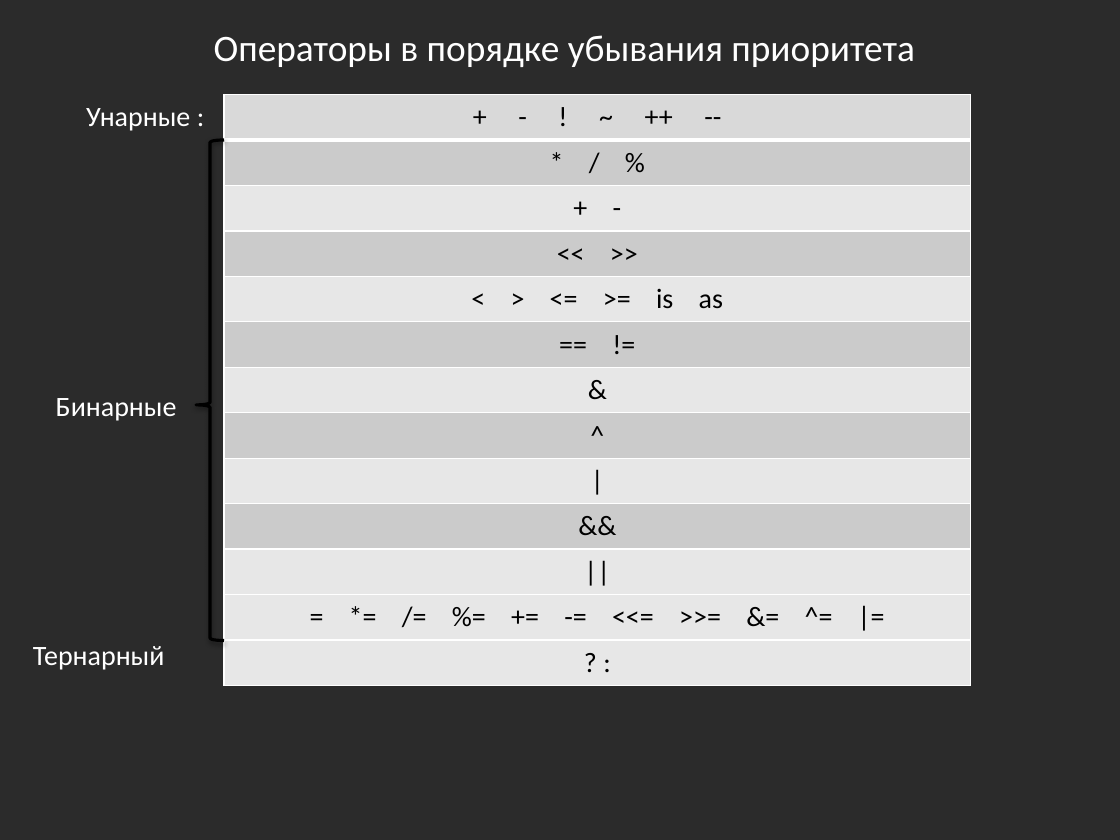
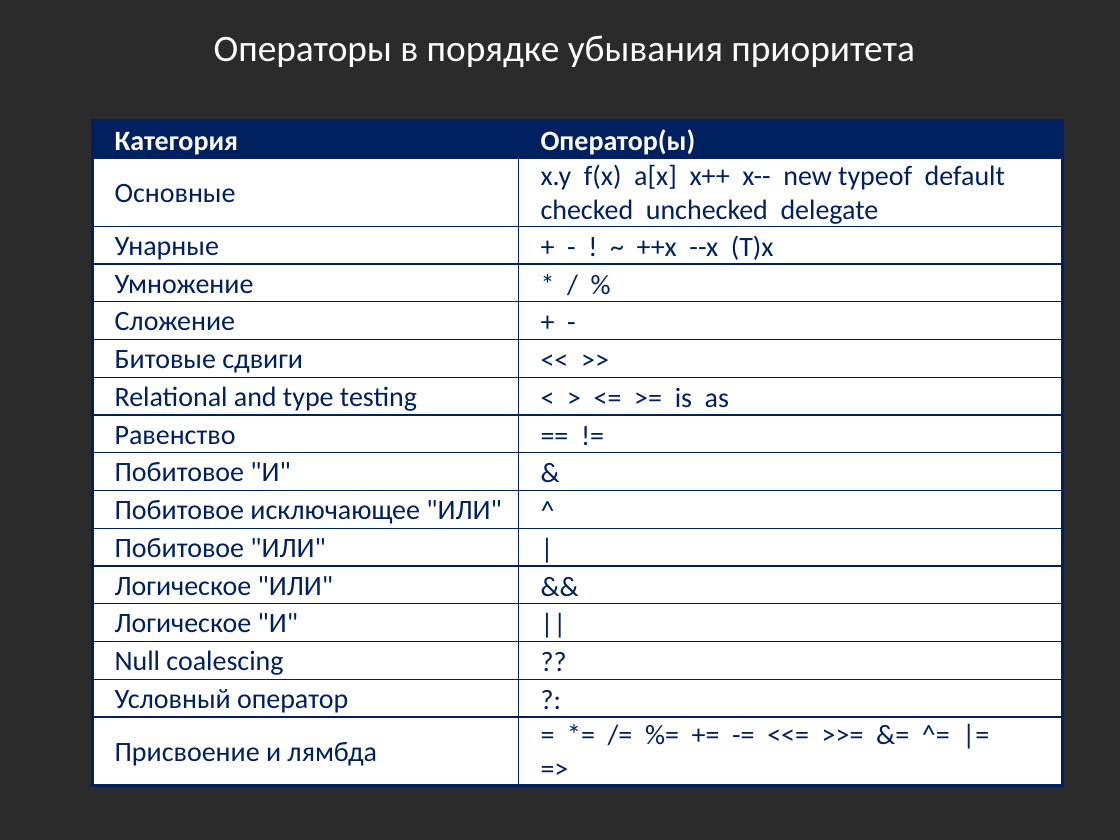
Before and after one commit to bazile/Training, a slide deck: slide 39 of Presentation/lesson-01.pptx (slide 38 before the commit). Drawn at 1120x840 pixels with LibreOffice and Linux fonts; fonts in the diff are those of the drawing; background and template pictures are left out; a plain dark background stands for a picture behind light text. Boxes give left, top, right and bottom in pixels: in the first picture for what was removed or moved away, otherwise in the second. Text is boxed around its words. In the diff, an @@ line names an element or a change of style, - is before the commit and + after.

```diff
--- a/Presentation/lesson-01.pptx
+++ b/Presentation/lesson-01.pptx
@@ text removed at [86,108,190,131] @@
-Унарные :
@@ table removed at [224,94,971,685], 13 rows, 1 columns @@
-+ - ! ~ ++ --
-* / %
-+ -
-<< >>
-< > <= >= is as
-== !=
-&
-^
-|
-&&
-||
-= *= /= %= += -= <<= >>= &= ^= |=
-? :
@@ table added at [93,120,1063,785], 16 rows, 2 columns @@
+Категория | Оператор(ы)
+Основные | x.y f(x) a[x] x++ x-- new typeof default checked unchecked delegate
+Унарные | + - ! ~ ++x --x (T)x
+Умножение | * / %
+Сложение | + -
+Битовые сдвиги | << >>
+Relational and type testing | < > <= >= is as
+Равенство | == !=
+Побитовое "И" | &
+Побитовое исключающее "ИЛИ" | ^
+Побитовое "ИЛИ" | |
+Логическое "ИЛИ" | &&
+Логическое "И" | ||
+Null coalescing | ??
+Условный оператор | ?:
+Присвоение и лямбда | = *= /= %= += -= <<= >>= &= ^= |= =>
@@ left brace removed at [196,140,224,641] @@
@@ text removed at [56,398,177,421] @@
-Бинарные
@@ text removed at [33,646,164,670] @@
-Тернарный
```
Also in this commit, not shown: 1 slide added.
